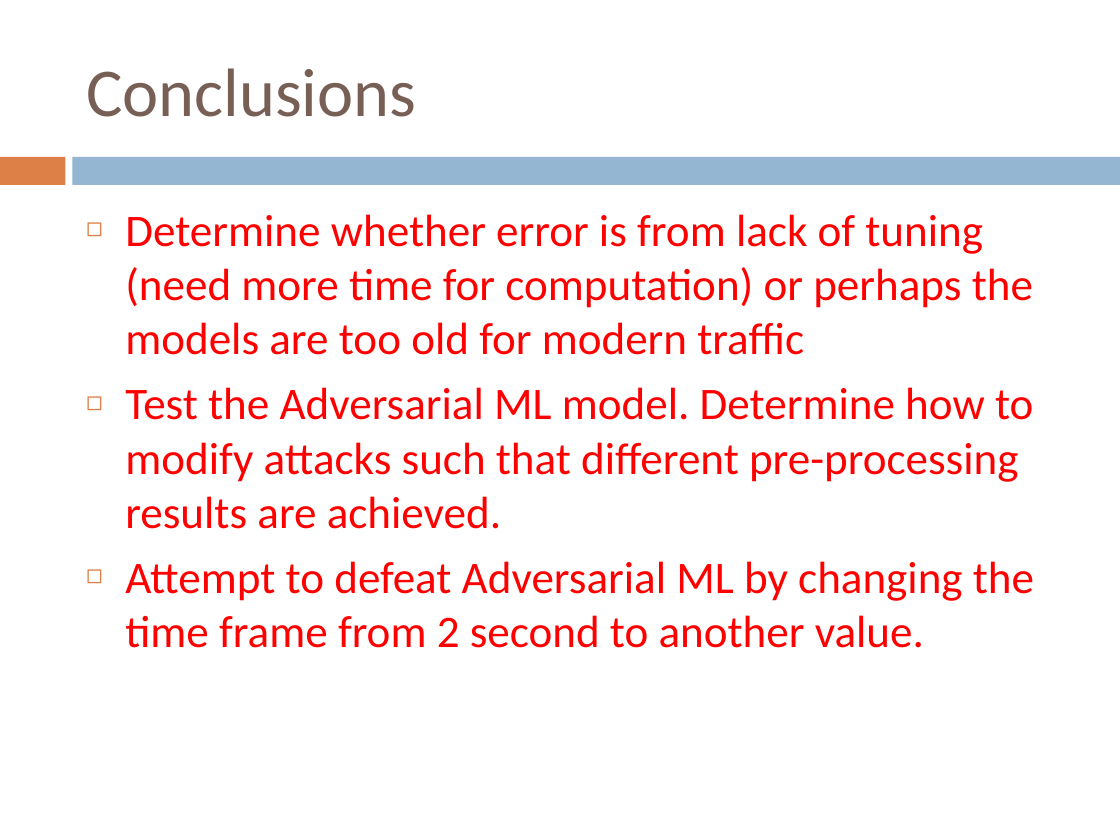
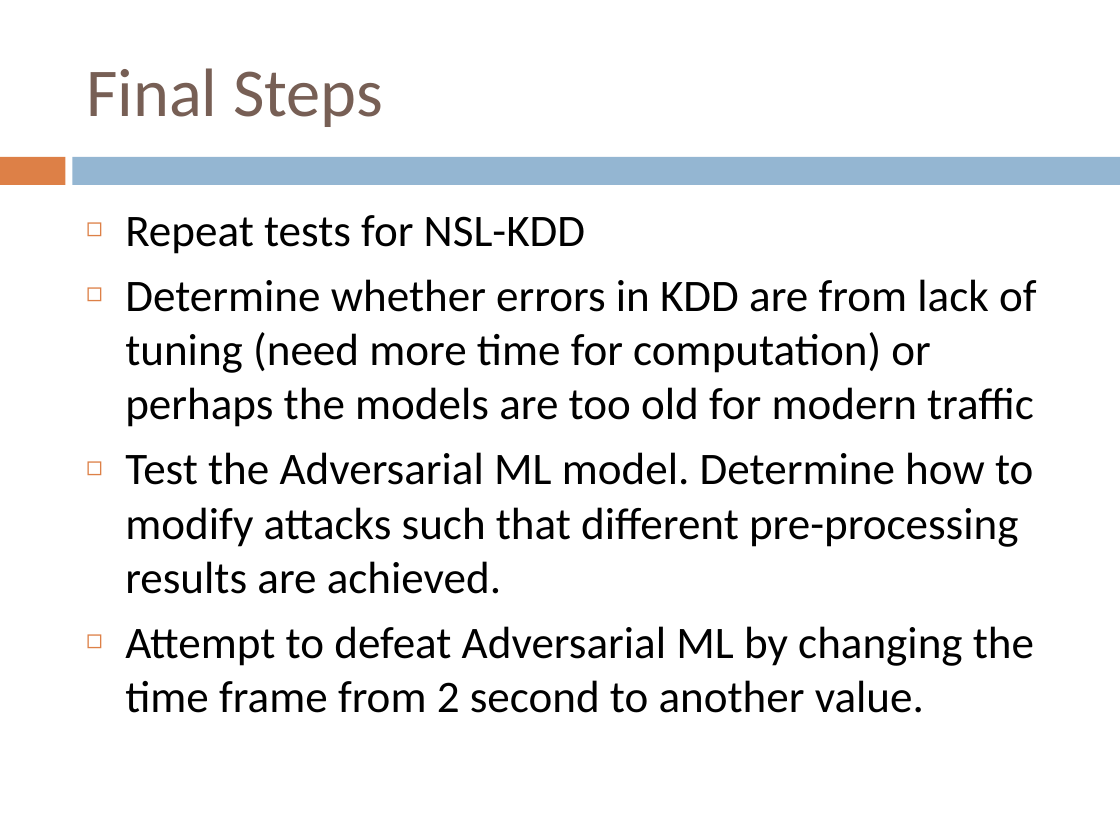
Before and after one commit to AndrewQuijano/Operating_Systems_II, a slide deck: slide 22 of OS_Presentation.pptx. Drawn at 1120x840 pixels with LibreOffice and Linux fonts; fonts in the diff are those of the drawing. Boxes give left, top, right and bottom in pixels: in the first picture for what was removed or moved away, otherwise in the second. Text is boxed around its words. In the diff, an @@ line names an element or a change of style, - is before the commit and + after.

Commit message:
updated slides

```diff
--- a/OS_Presentation.pptx
+++ b/OS_Presentation.pptx
@@ title at bbox=[86, 68, 383, 127]: text changed @@
-Conclusions
+Final Steps
@@ text at bbox=[125, 215, 1037, 427]: text changed; text colour #FF0000 to #000000 @@
-◻ Determine whether error is from lack of tuning (need more time for computation) or perhaps the models are too old for modern traffic
+◻ Repeat tests for NSL-KDD
+◻ Determine whether errors in KDD are from lack of tuning (need more time for computation) or perhaps the models are too old for modern traffic
@@ text at bbox=[125, 452, 1034, 713]: text colour #FF0000 to #000000 in "Test the Adversarial ML model. Determine how ...", "Attempt to defeat Adversarial ML by changing ..." @@
```
Also in this commit, not shown: 3 other slides changed, 1 slide added.
